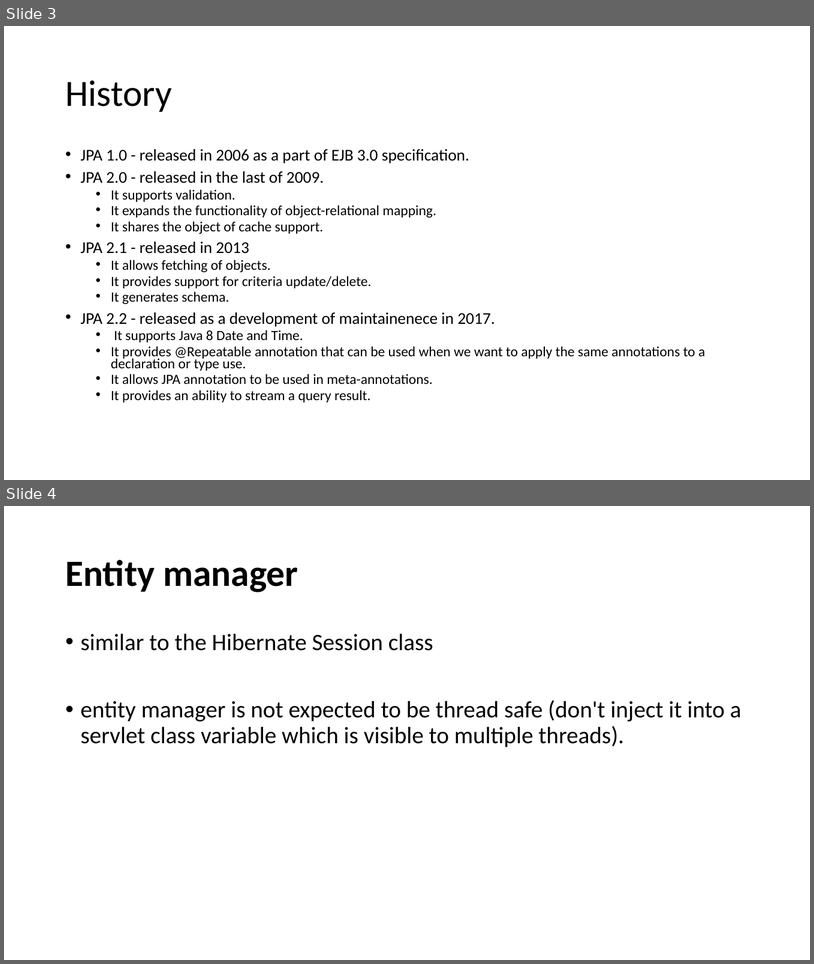
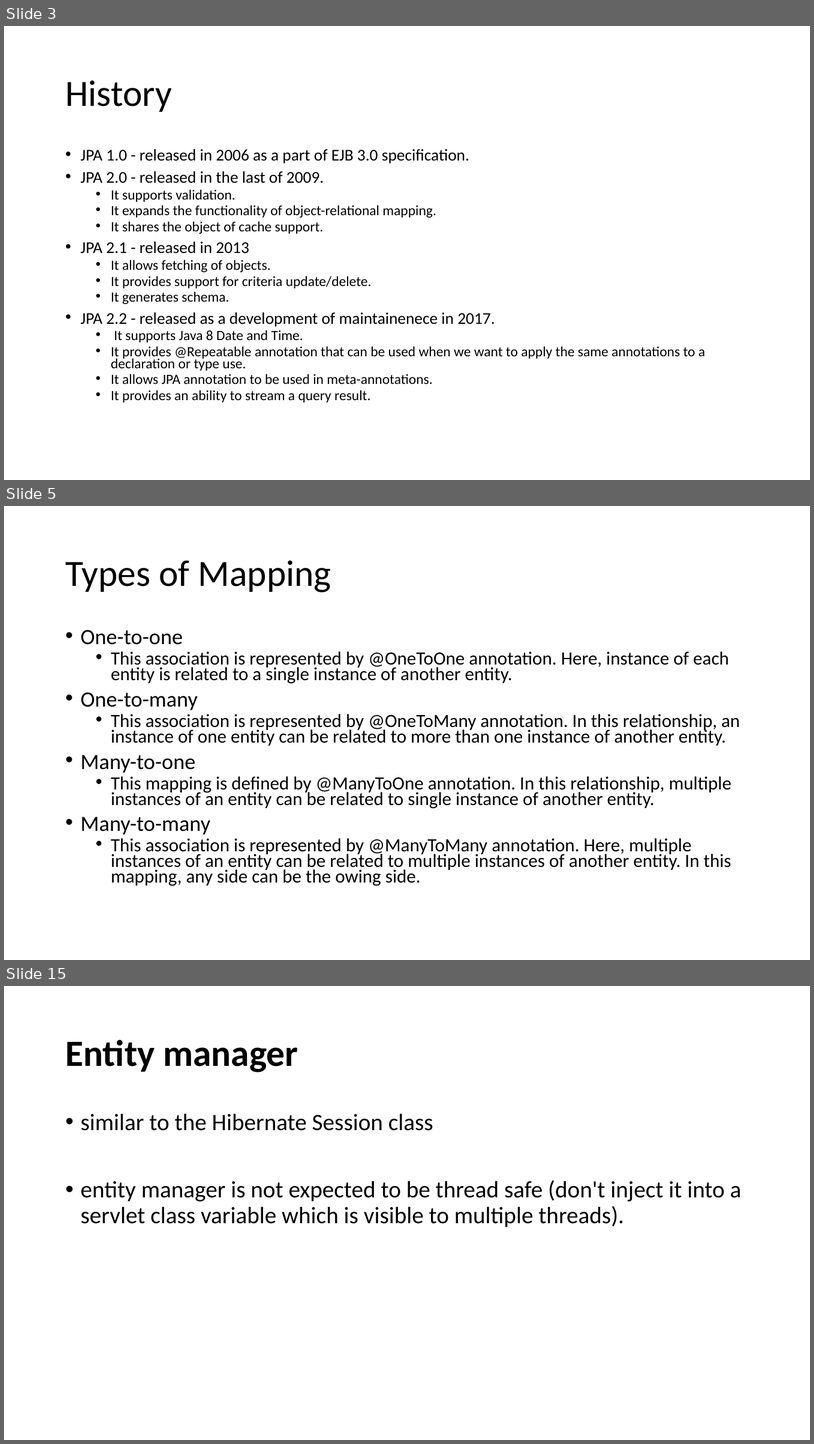
Before and after one commit to lawren43/mytest-repo, a slide deck: test-springmvc/doc/20181018-Spring JPA.pptx. Shown one above the other, each under a label of ours: slides 3 and 4 before the commit, slides 3, 5 and 15 after it; the slides between them are not shown. The pictures are 814x964 and 814x1444 pixels, drawn with LibreOffice and Linux fonts; fonts in the diff are those of the drawing. Boxes give left, top, right and bottom in pixels: in the first picture for what was removed or moved away, otherwise in the second. Text is boxed around its words. In the diff, an @@ line names an element or a change of style, - is before the commit and + after.

```diff
--- a/test-springmvc/doc/20181018-Spring JPA.pptx
+++ b/test-springmvc/doc/20181018-Spring JPA.pptx
@@ slide 5 added at bbox=[4, 506, 810, 960], background #FFFFFF @@
@@ title added at bbox=[65, 560, 332, 592], 44 pt, text #000000 @@
+Types of Mapping
@@ text added at bbox=[81, 630, 740, 886], 22.2 pt, text #000000 @@
+• One-to-one
+  • This association is represented by @OneToOne annotation. Here, instance of each entity is related to a single instance of another entity.
+• One-to-many
+  • This association is represented by @OneToMany annotation. In this relationship, an instance of one entity can be related to more than one instance of another entity.
+• Many-to-one
+  • This mapping is defined by @ManyToOne annotation. In this relationship, multiple instances of an entity can be related to single instance of another entity.
+• Many-to-many
+  • This association is represented by @ManyToMany annotation. Here, multiple instances of an entity can be related to multiple instances of another entity. In this mapping, any side can be the owing side.
@@ what was slide 4 is now slide 15 @@
```
Also in this commit, not shown: 1 slide changed, 16 other slides added, 3 other files.
